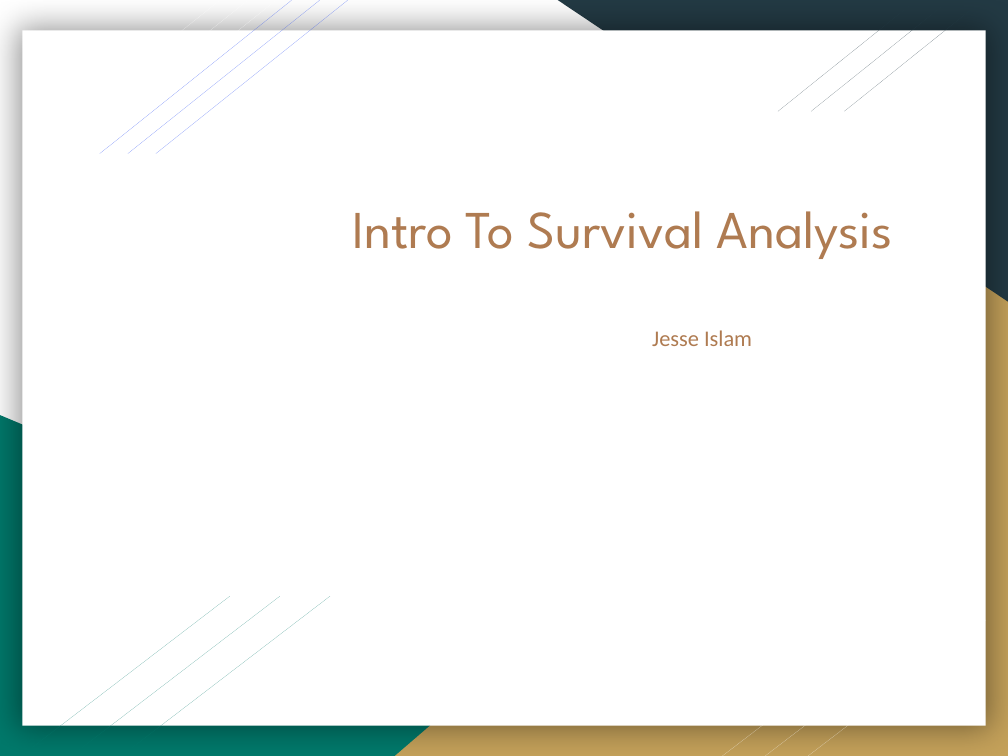
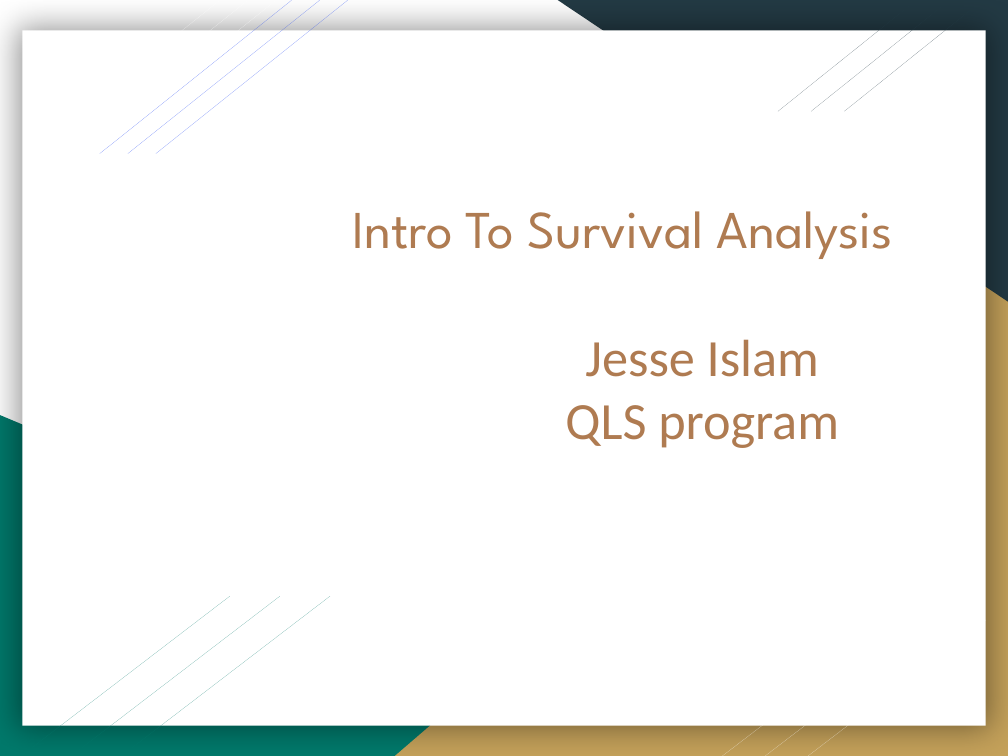
Before and after one commit to Jesse-Islam/ATGC_survival_presentation_Feb.27.2020, a slide deck: slide 1 of Intro To Survival Analysis.pptx. Drawn at 1008x756 pixels with LibreOffice and Linux fonts; fonts in the diff are those of the drawing. Boxes give left, top, right and bottom in pixels: in the first picture for what was removed or moved away, otherwise in the second. Text is boxed around its words. In the diff, an @@ line names an element or a change of style, - is before the commit and + after.

```diff
--- a/Intro To Survival Analysis.pptx
+++ b/Intro To Survival Analysis.pptx
@@ subtitle at box(565, 339, 839, 448): text changed; size 12 to 28 pt @@
-Jesse Islam
+Jesse Islam
+QLS program
```
Also in this commit, not shown: 3 other slides changed, 1 other file.
